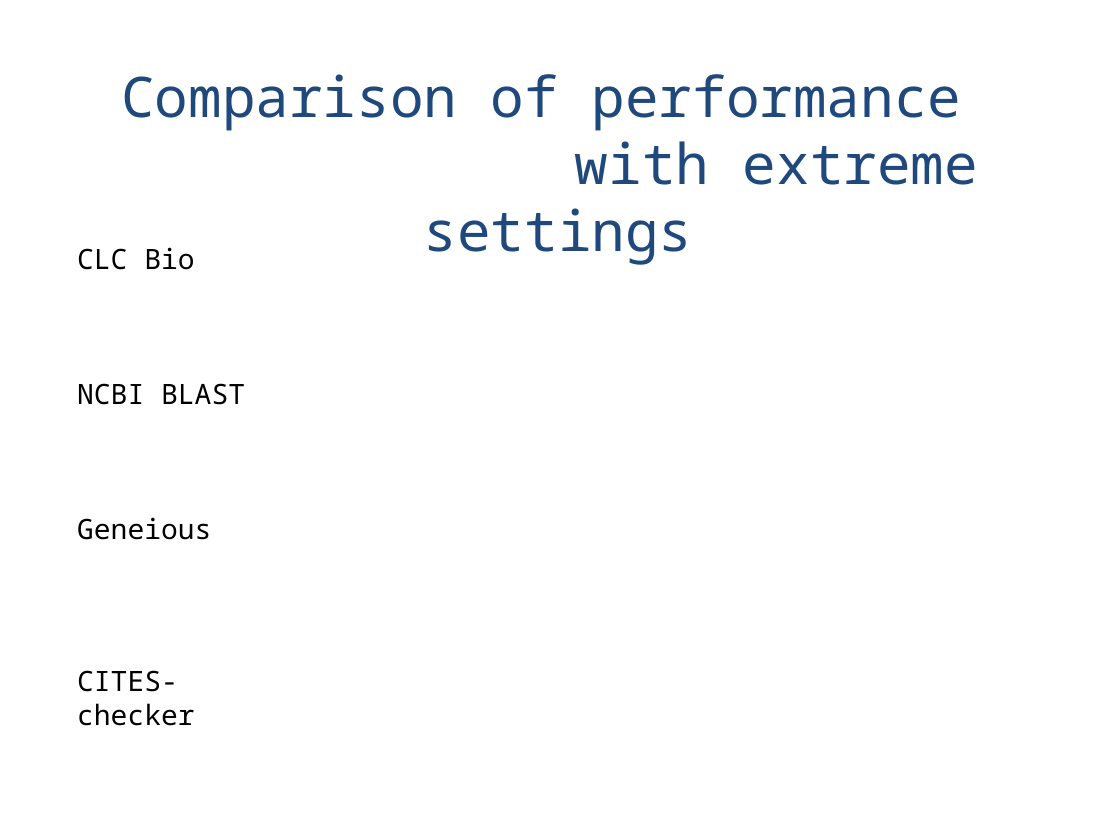
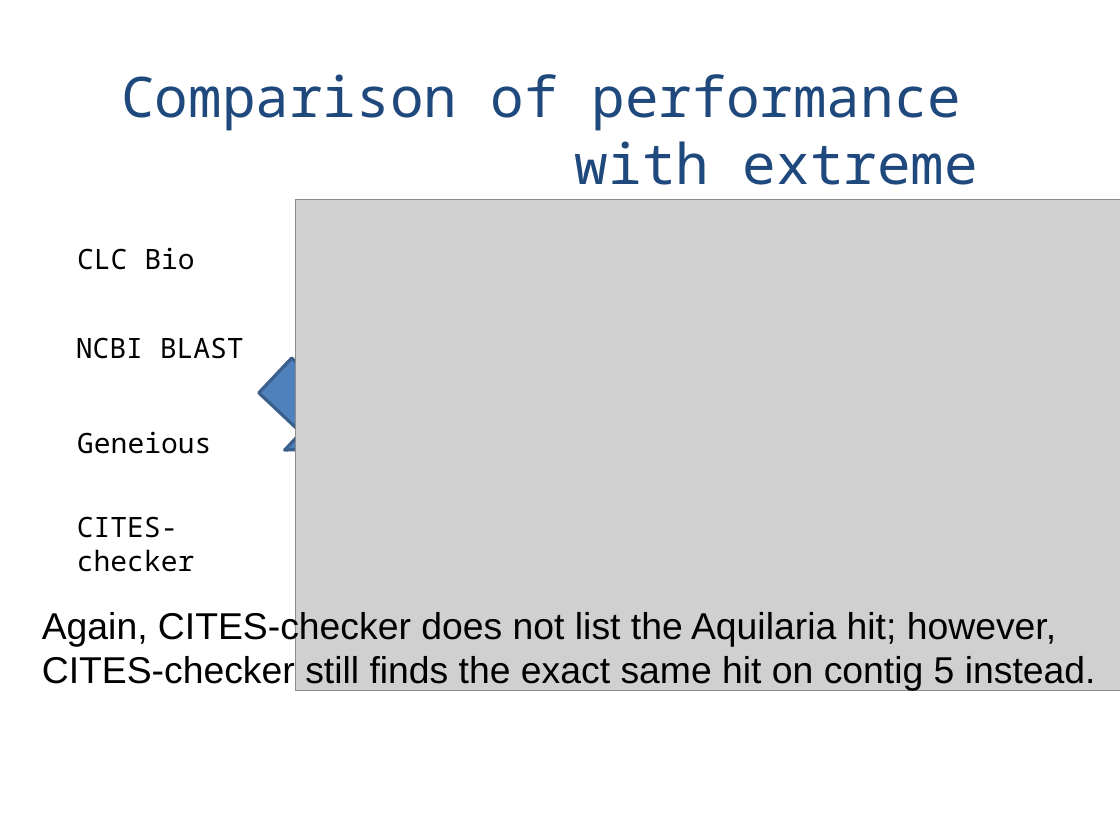
Before and after one commit to naturalis/HTS-barcode-checker, a slide deck: slide 23 of doc/presentationV4.pptx. Drawn at 1120x840 pixels with LibreOffice and Linux fonts; fonts in the diff are those of the drawing; grey boxes stand for pictures. Boxes give left, top, right and bottom in pixels: in the first picture for what was removed or moved away, otherwise in the second. Text is boxed around its words. In the diff, an @@ line names an element or a change of style, - is before the commit and + after.

```diff
--- a/doc/presentationV4.pptx
+++ b/doc/presentationV4.pptx
@@ picture added at box(296, 199, 1120, 691) @@
@@ text "NCBI BLAST": place and size @@
-text "NCBI BLAST" at box(77, 383, 245, 405)
+text "NCBI BLAST" at box(76, 337, 244, 359)
@@ down arrow added at box(242, 340, 384, 482), fill #4F81BD, outline #3A5F8C 2 pt @@
@@ text "Geneious": place and size @@
-text "Geneious" at box(77, 517, 211, 540)
+text "Geneious" at box(77, 431, 211, 454)
@@ text "CITES-checker": place and size @@
-text "CITES-checker" at box(77, 670, 195, 726)
+text "CITES-checker" at box(77, 516, 195, 572)
@@ text added at box(42, 609, 1096, 691), 24 pt, text #000000 @@
+Again, CITES-checker does not list the Aquilaria hit; however, CITES-checker still finds the exact same hit on contig 5 instead.
```
Also in this commit, not shown: 6 other slides changed.
